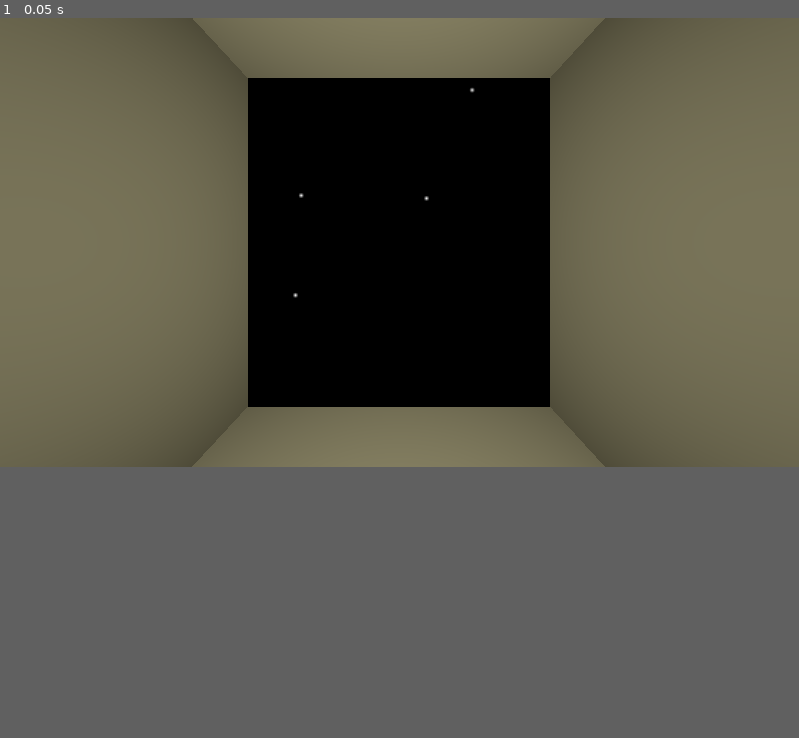
Above: before the commit, frame 1.
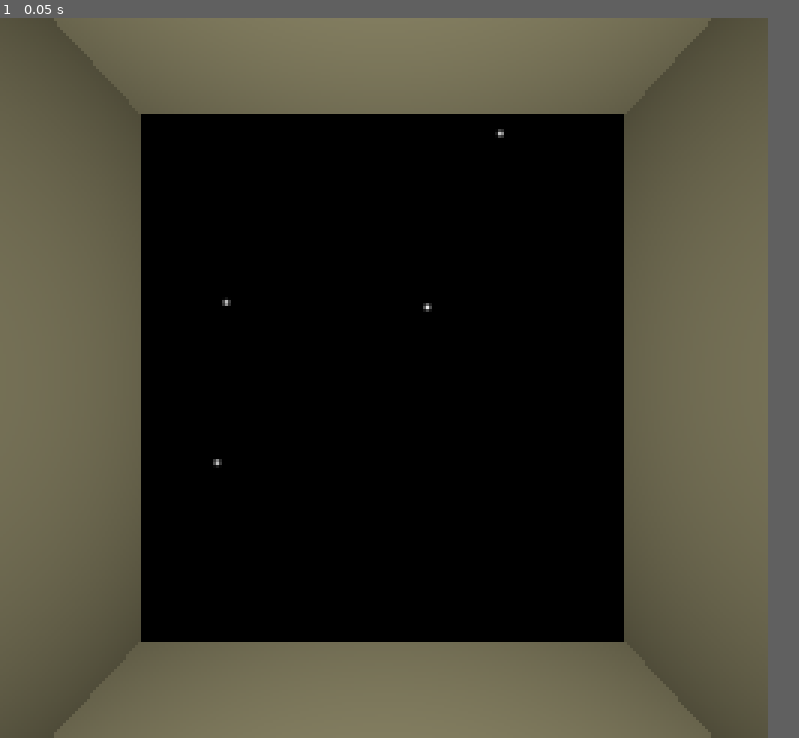
Above: after the commit, the same moment.

Repository: frndotmsn/moon
Game: Godot game, scene res://main_scene.tscn
Same seed, same stepped clock (60 frames per second), same inputs: the game is played once before the commit and once after it.
Inputs:
- Up to frame 1 (0.05 s): no input
In our replay, the window is 799x449 before the commit and 768x720 after it. These sizes can differ from the game's own. Grey fills any space a smaller window leaves; there, only what the larger window draws over its background counts as a difference.

The runs differ from the first frame. In frame 1, 39% of the frame differs, in the area x 0-97%, y 0-100%.

Commit message:
feat: immer 256x240, mit upscaling

Diff:
--- a/main_scene.tscn
+++ b/main_scene.tscn
@@ -11,39 +11,39 @@
 material = ExtResource("1_0f027")
 size = Vector3(1, 0.02, 1)
 
-[node name="Node3D" type="Node3D" unique_id=1246351920]
+[node name="Node3D" type="Node3D"]
 
-[node name="Camera3D" type="Camera3D" parent="." unique_id=1023059457]
+[node name="Camera3D" type="Camera3D" parent="."]
 fov = 62.3
 
-[node name="MeshInstance3D" type="MeshInstance3D" parent="." unique_id=607691012]
+[node name="MeshInstance3D" type="MeshInstance3D" parent="."]
 transform = Transform3D(1, 0, 0, 0, 1, 0, 0, 0, 1, -0.455663, 0, -0.593574)
 mesh = SubResource("BoxMesh_2c62f")
 
-[node name="Top" type="MeshInstance3D" parent="." unique_id=1686277312]
+[node name="Top" type="MeshInstance3D" parent="."]
 transform = Transform3D(1, 0, 0, 0, 1, 0, 0, 0, 1, 0, 0.4924, -0.586622)
 mesh = SubResource("BoxMesh_gyfs4")
 
-[node name="Bottom" type="MeshInstance3D" parent="." unique_id=2011959199]
+[node name="Bottom" type="MeshInstance3D" parent="."]
 transform = Transform3D(1, 0, 0, 0, 1, 0, 0, 0, 1, 0, -0.492, -0.587)
 mesh = SubResource("BoxMesh_gyfs4")
 
-[node name="MeshInstance3D2" type="MeshInstance3D" parent="." unique_id=1875514117]
+[node name="MeshInstance3D2" type="MeshInstance3D" parent="."]
 transform = Transform3D(1, 0, 0, 0, 1, 0, 0, 0, 1, 0.451622, -4.76837e-07, -0.593275)
 mesh = SubResource("BoxMesh_2c62f")
 
-[node name="SpotLight3D" type="SpotLight3D" parent="." unique_id=1054270614]
+[node name="SpotLight3D" type="SpotLight3D" parent="."]
 transform = Transform3D(1, 0, 0, 0, 1, 0, 0, 0, 1, -0.252, 0, 2.364)
 light_color = Color(1, 0.9625, 0.75, 1)
 light_energy = 10.0
 spot_angle = 16.2244
 
-[node name="SpotLight3D2" type="SpotLight3D" parent="." unique_id=1875969850]
+[node name="SpotLight3D2" type="SpotLight3D" parent="."]
 transform = Transform3D(1, 0, 0, 0, 1, 0, 0, 0, 1, 0.252394, 0, 2.36369)
 light_color = Color(1, 0.9625, 0.75, 1)
 light_energy = 10.0
 spot_angle = 16.2244
 
-[node name="Sprite3D" type="Sprite3D" parent="." unique_id=710555304]
+[node name="Sprite3D" type="Sprite3D" parent="."]
 transform = Transform3D(1, 0, 0, 0, 1, 0, 0, 0, 1, 0, 0, -1.30373)
 texture = ExtResource("2_2c62f")
--- a/project.godot
+++ b/project.godot
@@ -16,8 +16,14 @@
 
 config/name="Moon"
 run/main_scene="uid://bv2x2cvs1cfp5"
-config/features=PackedStringArray("4.6", "GL Compatibility")
+config/features=PackedStringArray("4.4", "GL Compatibility")
 config/icon="res://icon.svg"
+
+[display]
+
+window/size/viewport_width=256
+window/size/viewport_height=240
+window/stretch/mode="viewport"
 
 [rendering]
 
Not shown: 1 places in main_scene.tscn that only renumber resources
